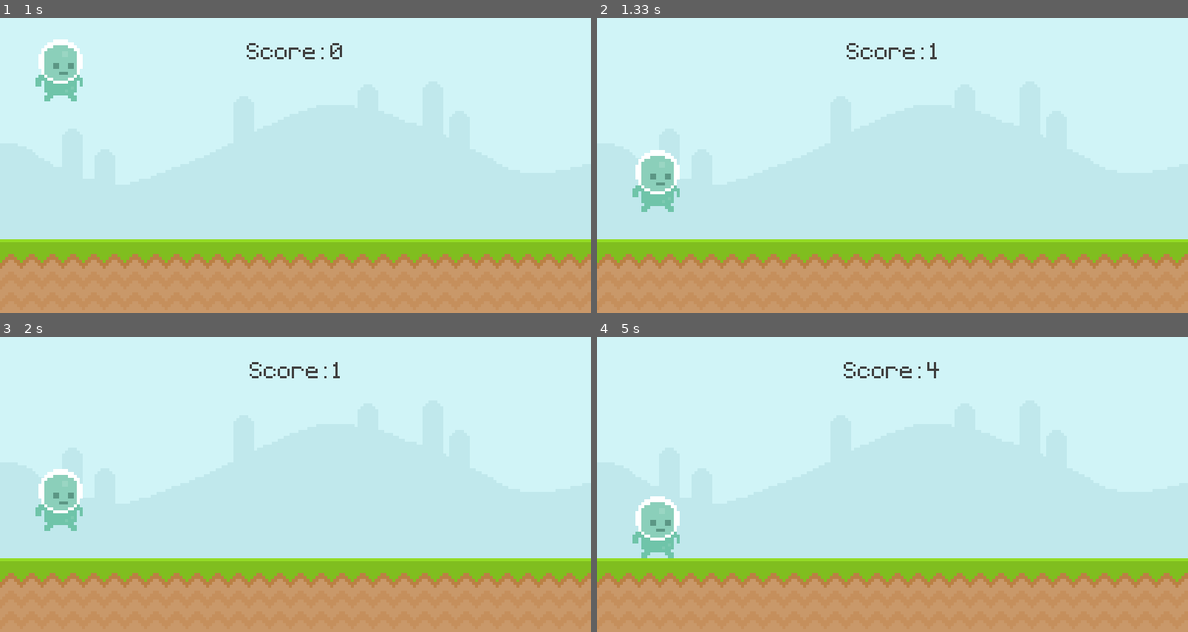
Above: before the commit, frames 1-4 (two rows, left to right).
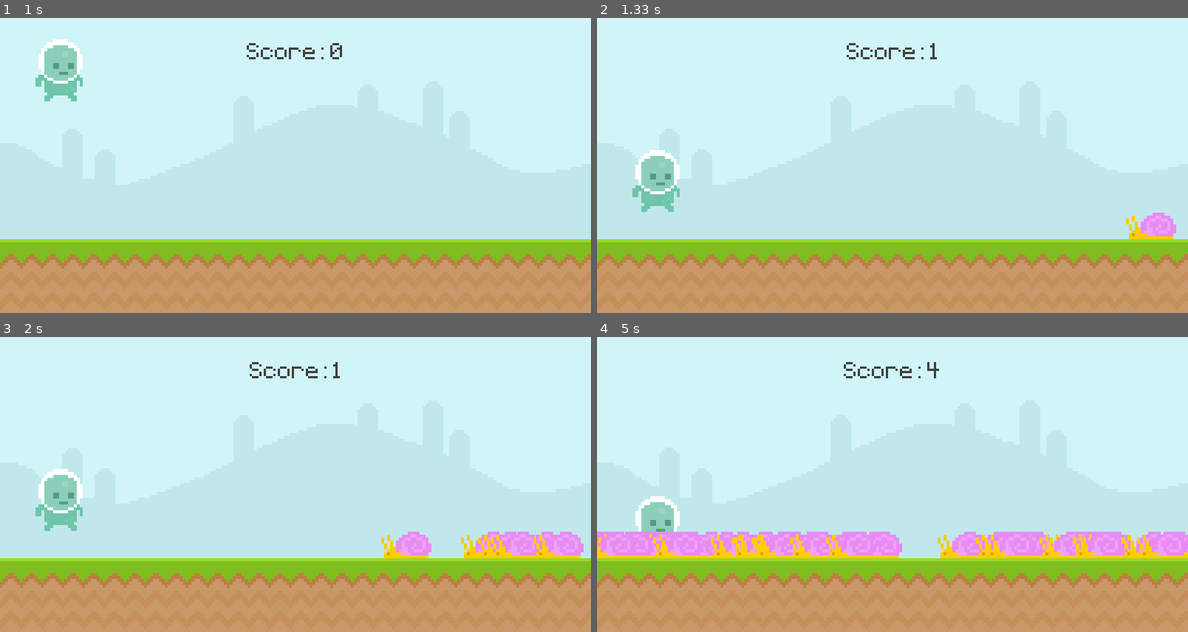
Above: after the commit, the same moments.

Repository: WebDevJasonCameron/pygame_study
Game: pygame game, started from pygame_intro/runner_game.py
Two runs of this game, one before a commit and one after it. Both use one fixed random seed, a clock stepped at 60 frames per second and the inputs below.
Inputs (mouse positions are in pixels of both pictures, inside the frame that each line leads up to):
- Up to frame 1 (1 s): tap Space at 0.33 s; click (59, 206) at 0.72 s
- Up to frame 2 (1.33 s): click (709, 121) at 1.05 s
- Up to frame 3 (2 s): click (59, 525) at 1.38 s
- Up to frame 4 (5 s): click (862, 561) at 2.22 s; click (809, 422) at 3.05 s; click (1075, 478) at 3.88 s; click (721, 425) at 4.72 s

Frame 1 is identical in both runs. In frame 2, 0.6% of the frame differs, in the area x 89-98%, y 66-75%; in frame 3, 2.2%; in frame 4, 8.0%, in the area x 0-100%, y 66-75%.

Commit message:
add swarm of snails !

Diff:
--- a/pygame_intro/runner_game.py
+++ b/pygame_intro/runner_game.py
@@ -36,7 +36,6 @@
 # Obstacles
 snail_surf = pygame.image.load('graphics/snail/snail1.png').convert_alpha()
 snail_rect = snail_surf.get_rect(midbottom=(600, 300))
-
 obstacle_rect_list = []
 
 # Player
@@ -62,6 +61,19 @@
 
 # Physics
 player_gravity = 0
+
+
+# Obstacles
+def obstacle_movement(obstacle_list):
+    if obstacle_list:
+        for obstacle_rect in obstacle_list:
+            obstacle_rect.x -= 5
+
+            screen.blit(snail_surf, obstacle_rect)
+
+        return obstacle_list
+    else:
+        return []
 
 
 # RUN
@@ -112,6 +124,9 @@
             player_rect.bottom = 300
         screen.blit(player_surf, (player_rect))
 
+        # obstacle movement
+        obstacle_rect_list = obstacle_movement(obstacle_rect_list)
+
         # collision
         if snail_rect.colliderect(player_rect):
             game_active = False
